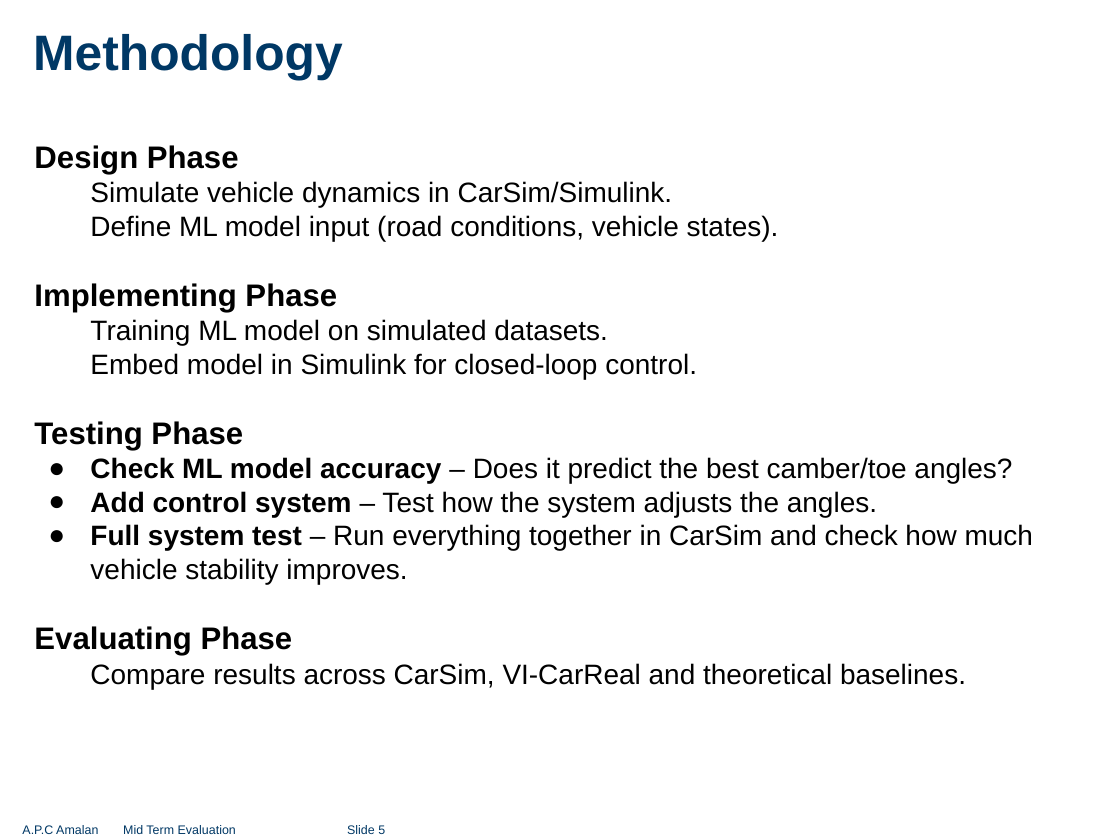
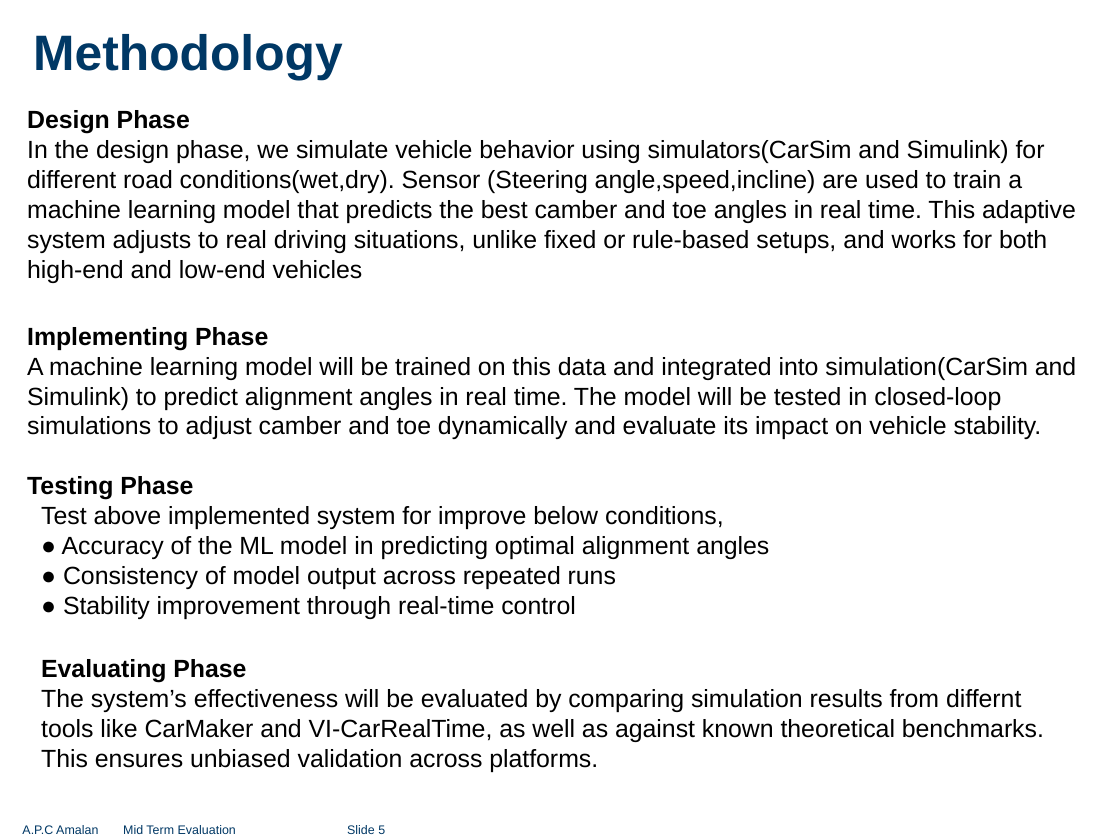
Before and after one commit to Imesh-Isuranga/Suspenso, a slide deck: slide 5 of Suspenso Project Presentation.pptx. Drawn at 1120x840 pixels with LibreOffice and Linux fonts; fonts in the diff are those of the drawing; background and template pictures are left out. Boxes give left, top, right and bottom in pixels: in the first picture for what was removed or moved away, otherwise in the second. Text is boxed around its words. In the diff, an @@ line names an element or a change of style, - is before the commit and + after.

```diff
--- a/Suspenso Project Presentation.pptx
+++ b/Suspenso Project Presentation.pptx
@@ text "Design Phase": place and size @@
-text "Design Phase" at (34,145,1033,689)
+text "Design Phase" at (27,110,1076,772)
@@ text at (27,110,268,500): size 20 to 16 pt in "Design Phase", "Implementing Phase", "Testing Phase"; list level 1 to 8 in "Implementing Phase" @@
@@ text at (27,140,1076,283): text changed; size 18 to 16 pt @@
-Simulate vehicle dynamics in CarSim/Simulink.
-Define ML model input (road conditions, vehicle states).
+              In the design phase, we simulate vehicle behavior using simulators(CarSim and Simulink) for different road conditions(wet,dry). Sensor (Steering angle,speed,incline) are used to train a machine learning model that predicts the best camber and toe angles in real time. This adaptive system adjusts to real driving situations, unlike fixed or rule-based setups, and works for both high-end and low-end vehicles
@@ text at (27,357,1076,439): text changed; size 18 to 16 pt @@
-Training ML model on simulated datasets.
-Embed model in Simulink for closed-loop control.
+              A machine learning model will be trained on this data and integrated into simulation(CarSim and Simulink) to predict alignment angles in real time. The model will be tested in closed-loop simulations to adjust camber and toe dynamically and evaluate its impact on vehicle stability.
@@ text at (41,506,1044,772): text changed; size 18 to 16 pt @@
-● Check ML model accuracy – Does it predict the best camber/toe angles?
-● Add control system – Test how the system adjusts the angles.
-● Full system test – Run everything together in CarSim and check how much vehicle stability improves.
-Evaluating Phase
-Compare results across CarSim, VI-CarReal and theoretical baselines.
+Test above implemented system for improve below conditions,
+● Accuracy of the ML model in predicting optimal alignment angles
+● Consistency of model output across repeated runs
+● Stability improvement through real-time control
+Evaluating Phase
+The system’s effectiveness will be evaluated by comparing simulation results from differnt tools like CarMaker and VI-CarRealTime, as well as against known theoretical benchmarks. This ensures unbiased validation across platforms.
```
Also in this commit, not shown: 3 other slides changed.
